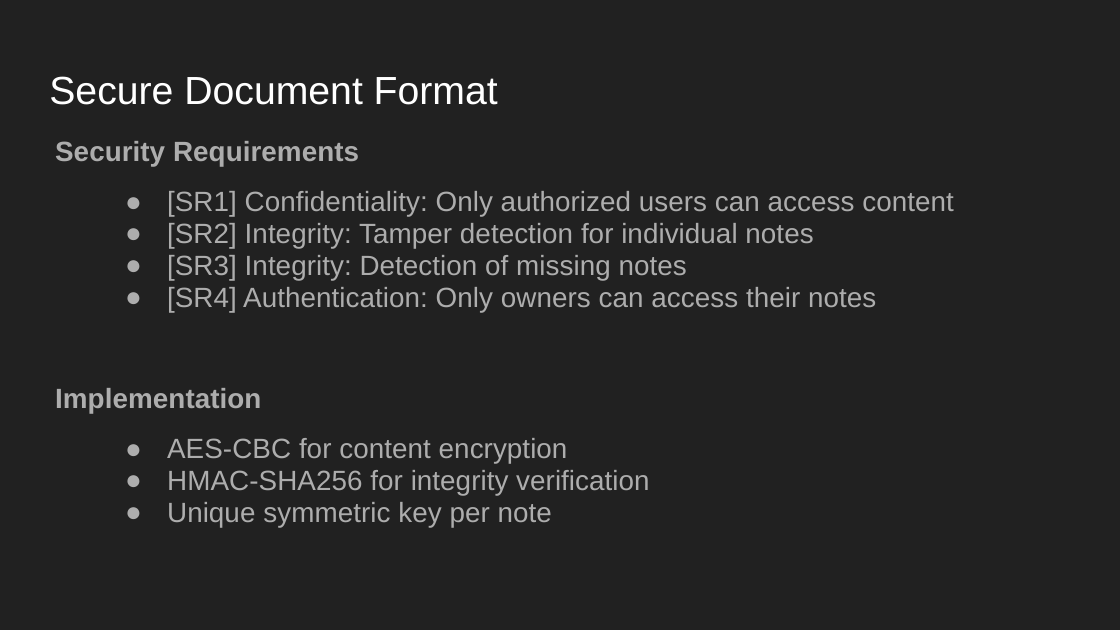
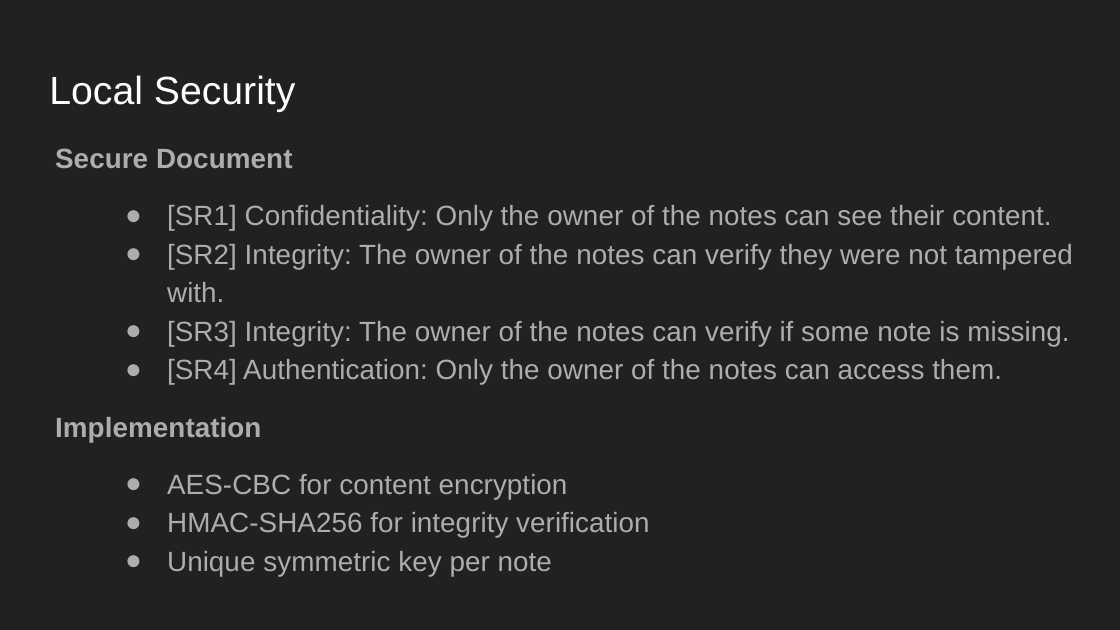
Before and after one commit to DuarteSJ/NoteIST, a slide deck: slide 2 of PRESENTATION.pptx (slide 3 before the commit). Drawn at 1120x630 pixels with LibreOffice and Linux fonts; fonts in the diff are those of the drawing. Boxes give left, top, right and bottom in pixels: in the first picture for what was removed or moved away, otherwise in the second. Text is boxed around its words. In the diff, an @@ line names an element or a change of style, - is before the commit and + after.

```diff
--- a/PRESENTATION.pptx
+++ b/PRESENTATION.pptx
@@ title at bbox=[49, 75, 296, 112]: text changed @@
-Secure Document Format
+Local Security
@@ text at bbox=[55, 148, 1073, 385]: text changed @@
-Security Requirements
-● [SR1] Confidentiality: Only authorized users can access content
-● [SR2] Integrity: Tamper detection for individual notes
-● [SR3] Integrity: Detection of missing notes
-● [SR4] Authentication: Only owners can access their notes
+Secure Document
+● [SR1] Confidentiality: Only the owner of the notes can see their content.
+● [SR2] Integrity: The owner of the notes can verify they were not tampered with.
+● [SR3] Integrity: The owner of the notes can verify if some note is missing.
+● [SR4] Authentication: Only the owner of the notes can access them.
@@ text at bbox=[55, 417, 649, 576]: line spacing 0.95 to 1.15 @@
```
Also in this commit, not shown: 5 other slides changed, 2 slides added, 3 slides removed, 1 other file.
